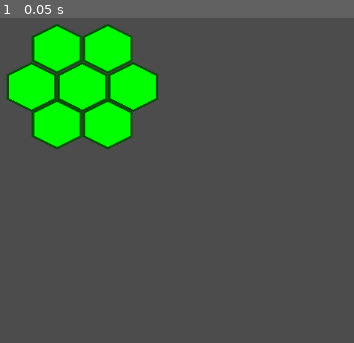
Above: before the commit, frame 1.
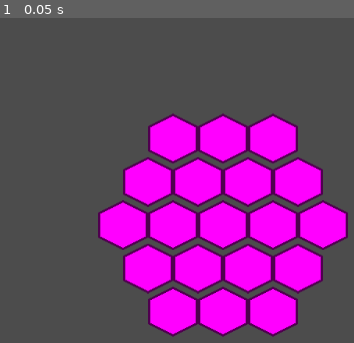
Above: after the commit, the same moment.

Repository: alexander-l-stone/RebellionAndEmpire
Game: Godot game, scene res://scenes/test/test.tscn
The game is run twice, just before and just after one commit, with the same random seed, the same clock (stepped at 60 frames per second) and the same inputs. The project has no main scene, so this scene is started directly.
Inputs:
- Up to frame 1 (0.05 s): no input

The runs differ from the first frame. In frame 1, 43% of the frame differs, in the area x 1-99%, y 1-99%.

Commit message:
Updated with almost working sector. Need to edit hex to actually be regular.

Diff:
--- a/scenes/hex/hex.gd
+++ b/scenes/hex/hex.gd
@@ -5,9 +5,9 @@
 export var green = 0.0
 export var blue = 0.0
 
-export var x = 0
-export var y = 0
-export var z = 0
+export var q = 0
+export var r = 0
+
 
 # Called when the node enters the scene tree for the first time.
 func _ready():
--- /dev/null
+++ b/scenes/sector/sector.gd
@@ -0,0 +1,45 @@
+extends Node
+
+
+# Declare member variables here. Examples:
+# var a = 2
+# var b = "text"
+
+export var q = 0
+export var r = 0
+export var type = 'normal'
+export var red = 0.0
+export var green = 0.0
+export var blue = 0.0
+
+const hex_width = 64
+const hex_height = 64
+
+
+
+# Called when the node enters the scene tree for the first time.
+func _ready():
+	#Make all the hexes
+	#TODO: Move this out of _ready to a function that doesn't run when this is loaded from a save
+	generate_hexes()
+
+func generate_hexes():
+	var hex_resource = load("res://scenes/hex/hex.tscn")
+	for qloc in range(-2+q, 3+q):
+		for rloc in range(-2+r, 3+r):
+			print(String(qloc-q) +","+ String(rloc-r))
+			if ((qloc-q)+(rloc-r) > -3) && ((qloc-q)+(rloc-r) < 3):
+				print('drawing hex')
+				var hex = hex_resource.instance()
+				hex.set_global_position(Vector2(hex_width*qloc+cos(deg2rad(60))*rloc*hex_height, hex_height*rloc*sin(deg2rad(60))))
+				print("Hex created at: " + String(hex.get_global_position()))
+				hex.red = red
+				hex.green = green
+				hex.blue = blue
+				hex.r = rloc
+				hex.q = qloc
+				add_child(hex)
+
+# Called every frame. 'delta' is the elapsed time since the previous frame.
+#func _process(delta):
+#	pass
--- /dev/null
+++ b/scenes/sector/sector.tscn
@@ -0,0 +1,6 @@
+[gd_scene load_steps=2 format=2]
+
+[ext_resource path="res://scenes/sector/sector.gd" type="Script" id=1]
+
+[node name="Sector" type="Node2D"]
+script = ExtResource( 1 )
--- a/scenes/test/test.tscn
+++ b/scenes/test/test.tscn
@@ -1,33 +1,11 @@
 [gd_scene load_steps=2 format=2]
 
-[ext_resource path="res://scenes/hex/hex.tscn" type="PackedScene" id=1]
+[ext_resource path="res://scenes/sector/sector.tscn" type="PackedScene" id=1]
 
 [node name="Test" type="Node2D"]
 
-[node name="Hex" parent="." instance=ExtResource( 1 )]
-position = Vector2( 300, 100 )
-green = 1.0
-
-[node name="Hex7" parent="." instance=ExtResource( 1 )]
-position = Vector2( 267.5, 51 )
-green = 1.0
-
-[node name="Hex6" parent="." instance=ExtResource( 1 )]
-position = Vector2( 235, 100 )
-green = 1.0
-
-[node name="Hex5" parent="." instance=ExtResource( 1 )]
-position = Vector2( 267.5, 148 )
-green = 1.0
-
-[node name="Hex4" parent="." instance=ExtResource( 1 )]
-position = Vector2( 332.5, 148 )
-green = 1.0
-
-[node name="Hex3" parent="." instance=ExtResource( 1 )]
-position = Vector2( 365, 100 )
-green = 1.0
-
-[node name="Hex2" parent="." instance=ExtResource( 1 )]
-position = Vector2( 332.5, 51 )
-green = 1.0
+[node name="TestSector" parent="." instance=ExtResource( 1 )]
+q = 5
+r = 5
+red = 1.0
+blue = 1.0
